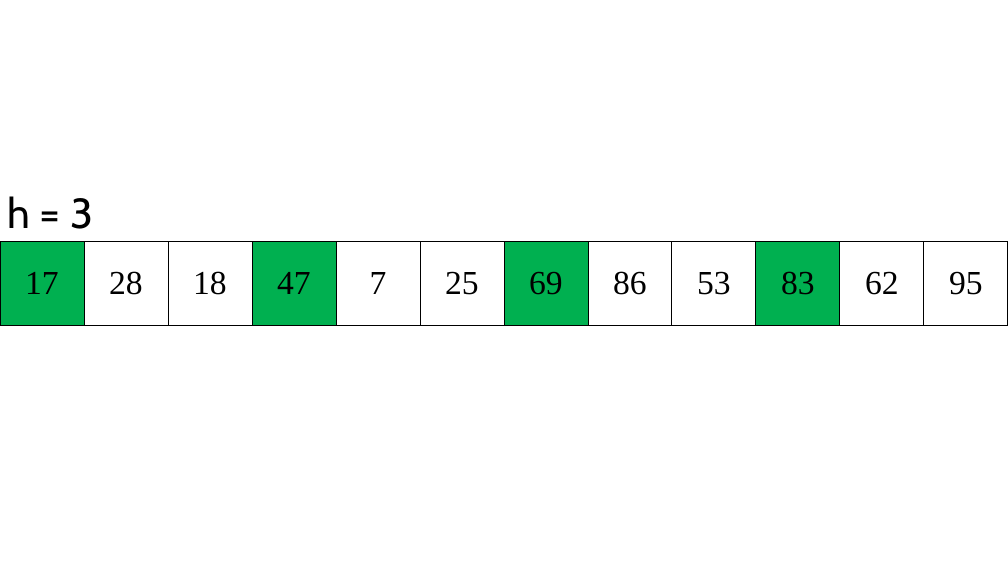
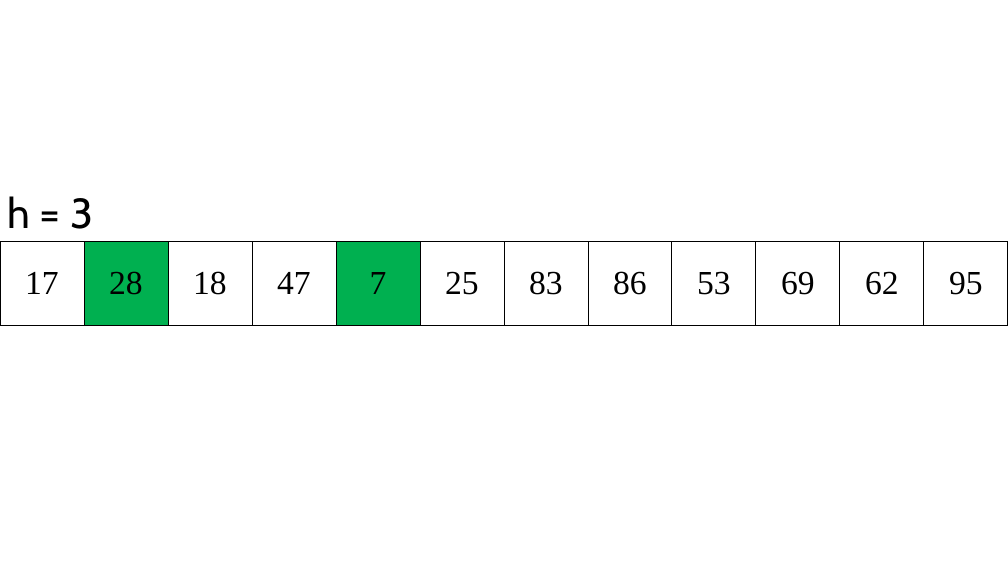
Before and after one commit to Wateraice727/Shell-Sort-Complexity-Analysis, a slide deck: slide 22 of Document/Shell Sort.pptx (slide 20 before the commit). Drawn at 1008x567 pixels with LibreOffice and Linux fonts; fonts in the diff are those of the drawing. Boxes give left, top, right and bottom in pixels: in the first picture for what was removed or moved away, otherwise in the second. Text is boxed around its words. In the diff, an @@ line names an element or a change of style, - is before the commit and + after.

```diff
--- a/Document/Shell Sort.pptx
+++ b/Document/Shell Sort.pptx
@@ table at [0, 241, 1007, 325] @@
-row 1, column 7: 69
+row 1, column 7: 83
-row 1, column 10: 83
+row 1, column 10: 69
@@ fill #00B050 to #FFFFFF in 4 cells @@
@@ fill #FFFFFF to #00B050 in 2 cells @@
```
Also in this commit, not shown: 19 other slides changed, 8 slides added, 20 other files.
